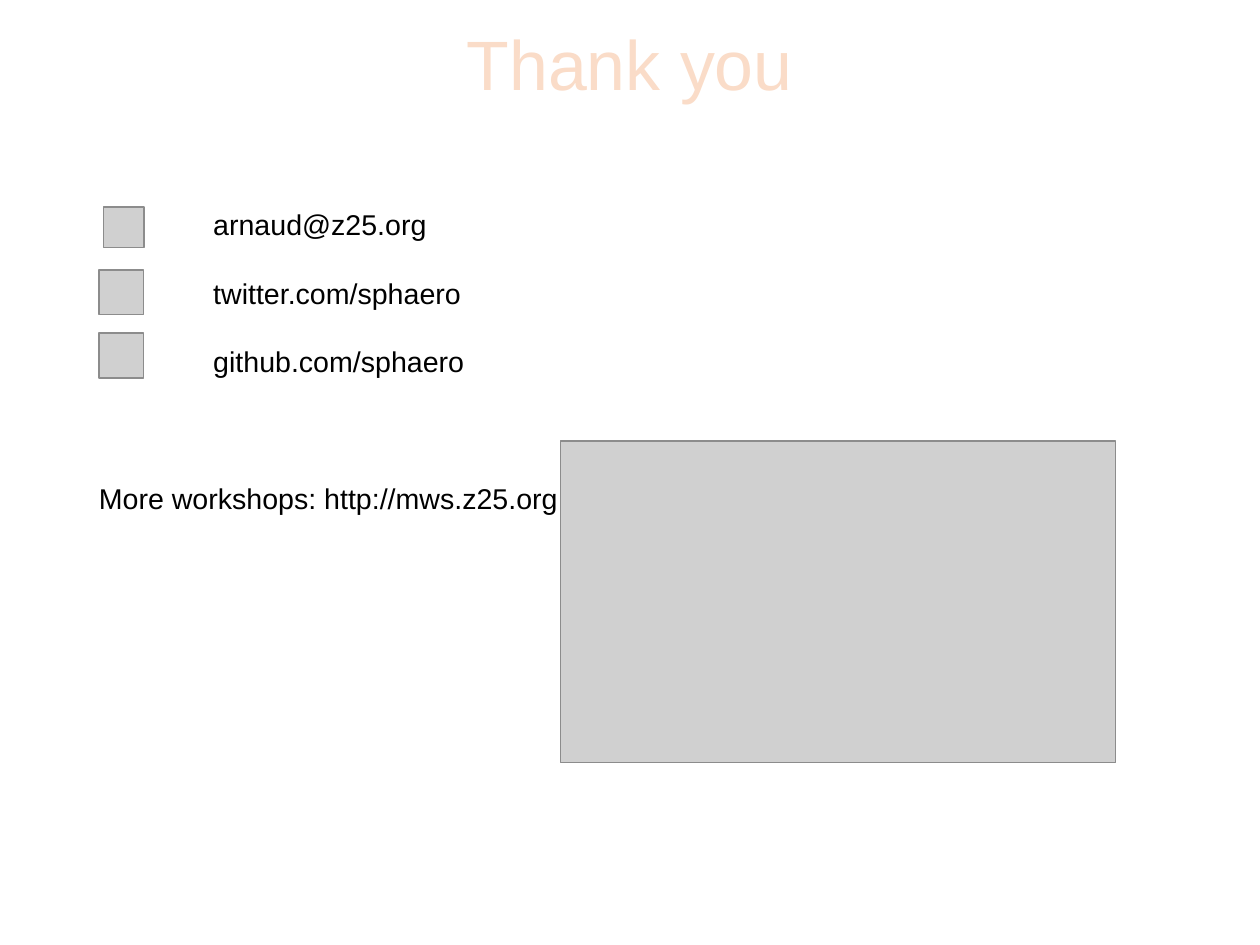
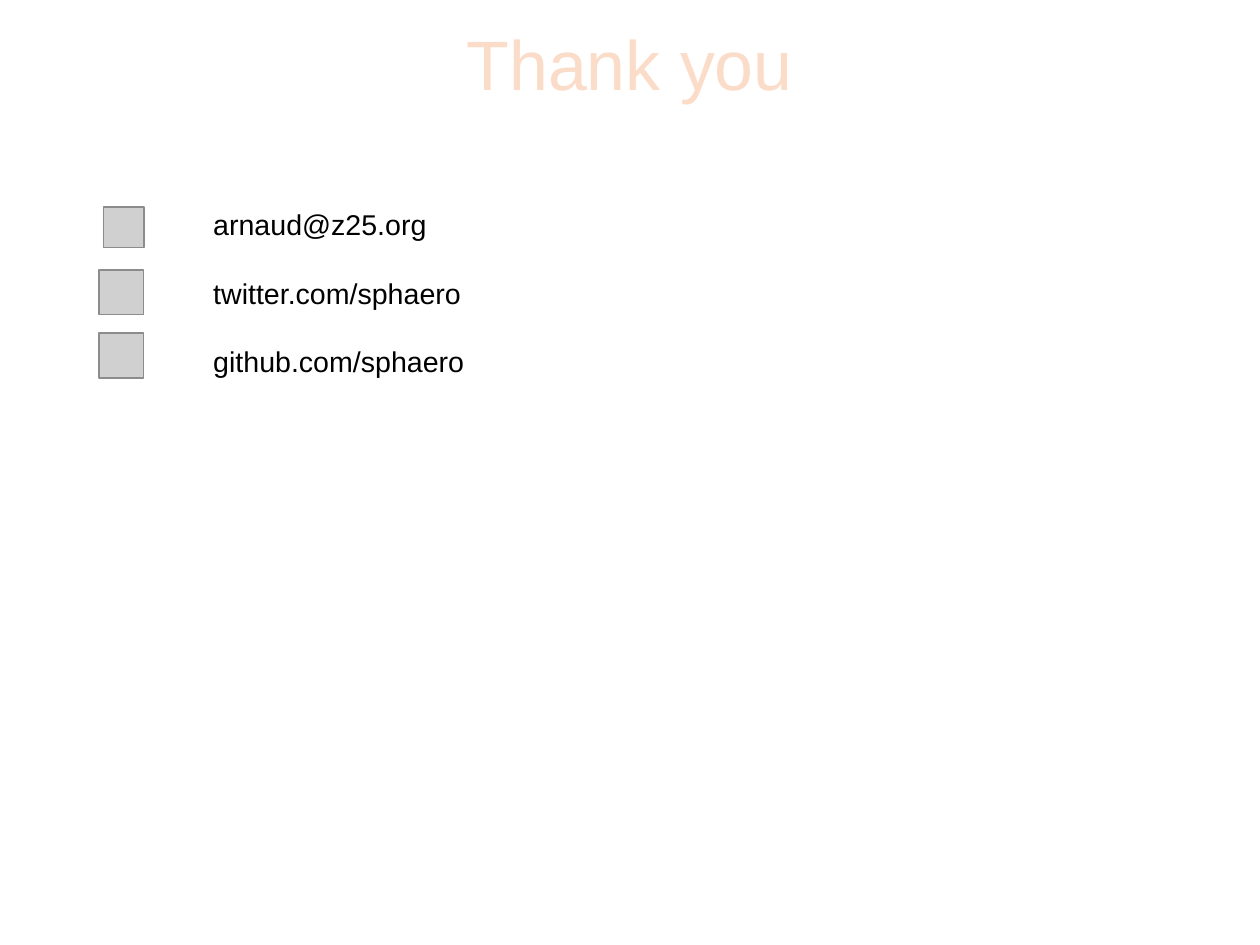
Before and after one commit to sphaero/workshops, a slide deck: slide 64 of Networking/presentation.odp (slide 59 before the commit). Drawn at 1260x945 pixels with LibreOffice and Linux fonts; fonts in the diff are those of the drawing; grey boxes stand for pictures; background and template pictures are left out. Boxes give left, top, right and bottom in pixels: in the first picture for what was removed or moved away, otherwise in the second. Text is boxed around its words. In the diff, an @@ line names an element or a change of style, - is before the commit and + after.

Commit message:
new workshop using windows  and osx for HKU

```diff
--- a/Networking/presentation.odp
+++ b/Networking/presentation.odp
@@ picture removed at (561, 441, 1117, 763) @@
@@ text at (99, 488, 557, 515): paragraph removed @@
-More workshops: http://mws.z25.org
```
Also in this commit, not shown: 14 other slides changed, 16 slides added, 11 slides removed, 5 other files.
